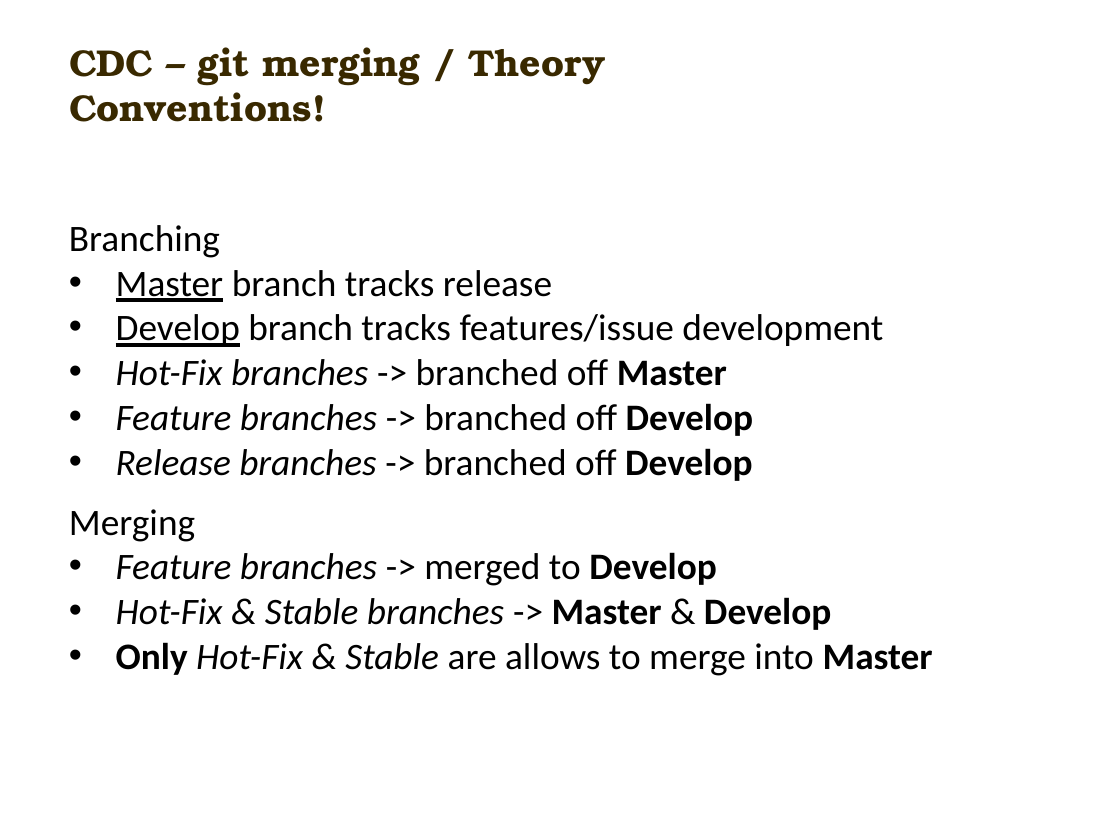
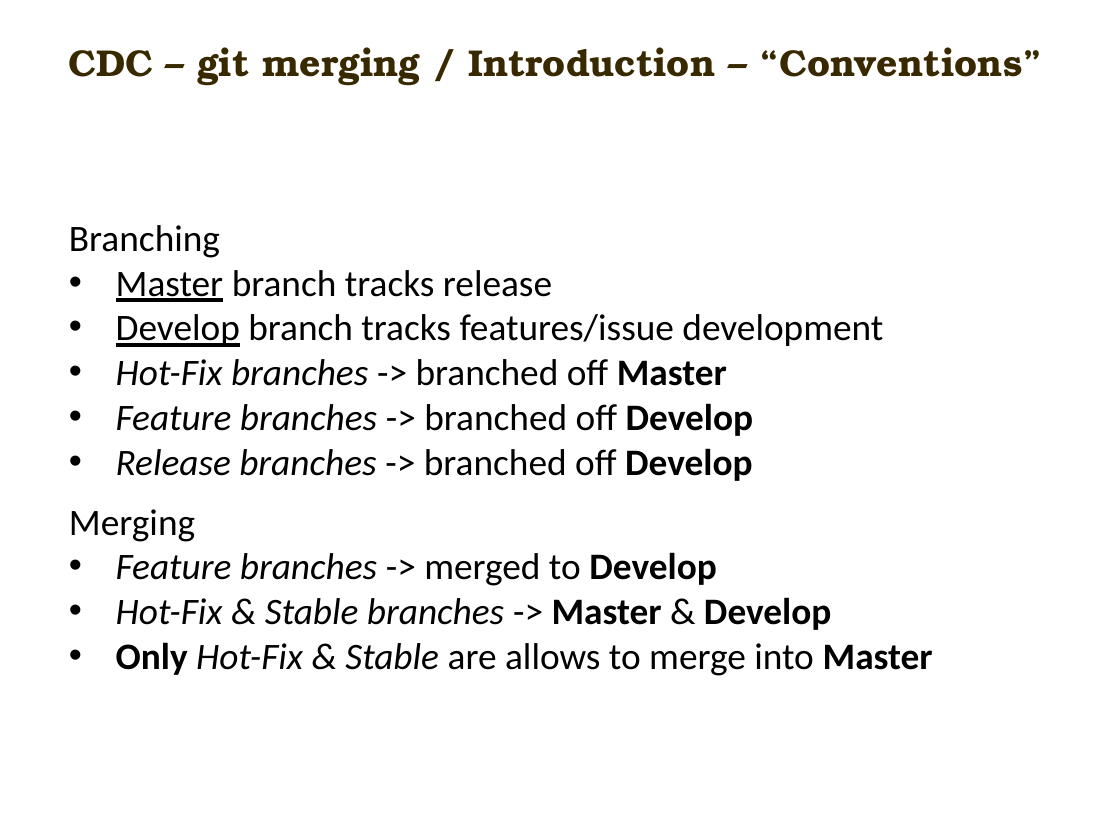
Before and after one commit to carlmitrais/wisdom, a slide deck: slide 4 of cdc_git_ws1.pptx. Drawn at 1120x840 pixels with LibreOffice and Linux fonts; fonts in the diff are those of the drawing; background and template pictures are left out. Boxes give left, top, right and bottom in pixels: in the first picture for what was removed or moved away, otherwise in the second. Text is boxed around its words. In the diff, an @@ line names an element or a change of style, - is before the commit and + after.

```diff
--- a/cdc_git_ws1.pptx
+++ b/cdc_git_ws1.pptx
@@ text at <box>69,47,1042,86</box>: text changed @@
-CDC – git merging / Theory
-Conventions!
+CDC – git merging / Introduction – “Conventions”
```
Also in this commit, not shown: 12 other slides changed, 2 slides added.
